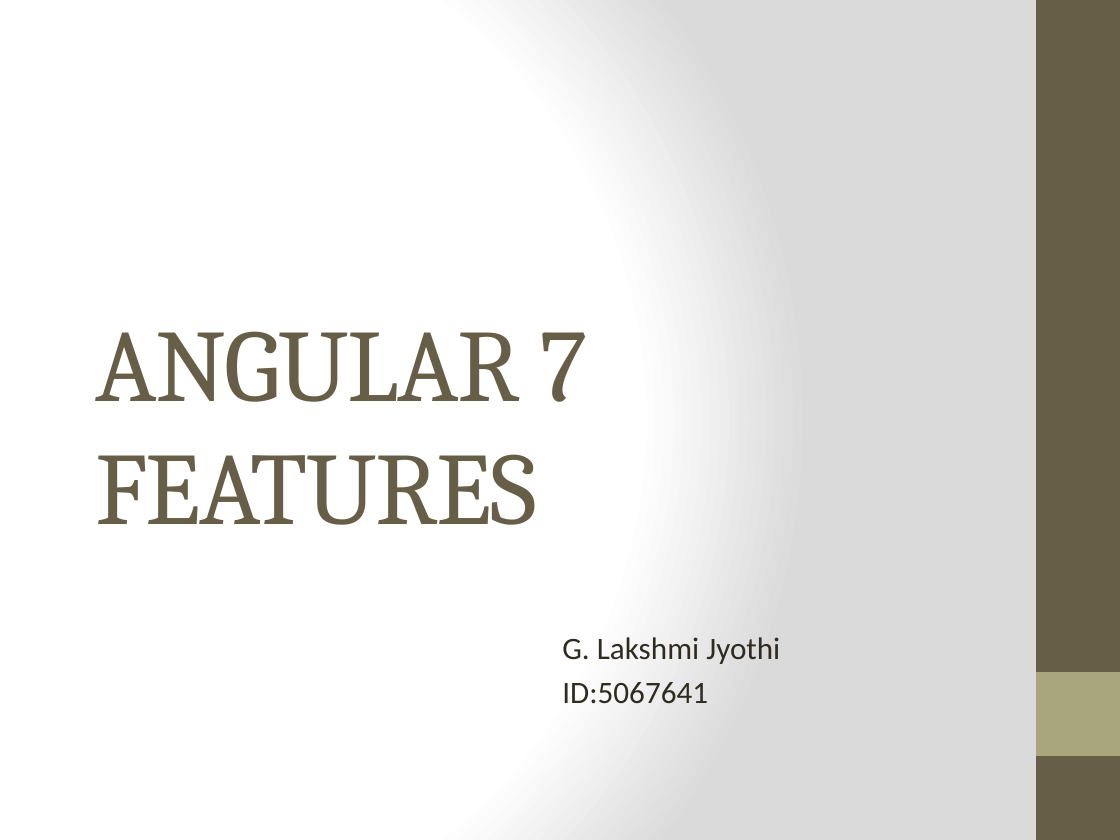
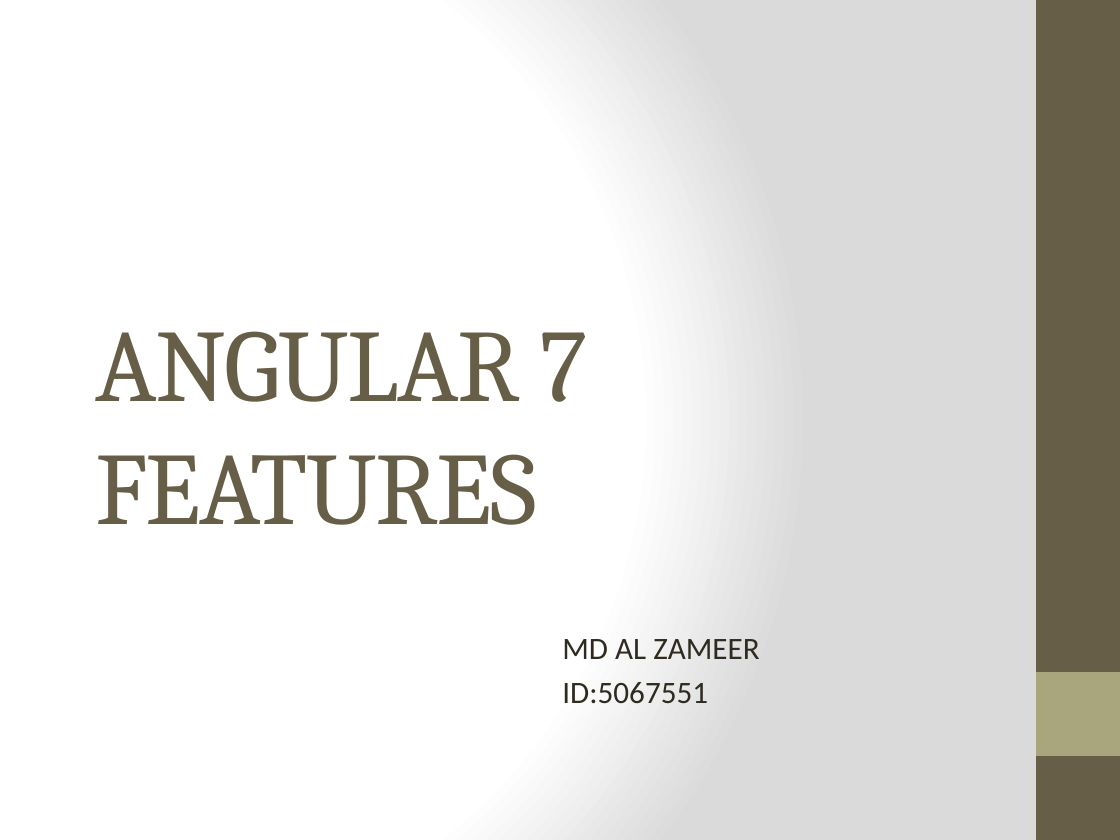
Before and after one commit to jyothi1010/angular_Assignments_Ppt, a slide deck: slide 1 of ANGULAR 7 FEATURES.pptx. Drawn at 1120x840 pixels with LibreOffice and Linux fonts; fonts in the diff are those of the drawing. Boxes give left, top, right and bottom in pixels: in the first picture for what was removed or moved away, otherwise in the second. Text is boxed around its words. In the diff, an @@ line names an element or a change of style, - is before the commit and + after.

```diff
--- a/ANGULAR 7 FEATURES.pptx
+++ b/ANGULAR 7 FEATURES.pptx
@@ subtitle at [562,639,759,704]: text changed @@
-G. Lakshmi Jyothi
-ID:5067641
+MD AL ZAMEER
+ID:5067551
```
Also in this commit, not shown: 1 other slide changed, 8 other files.
